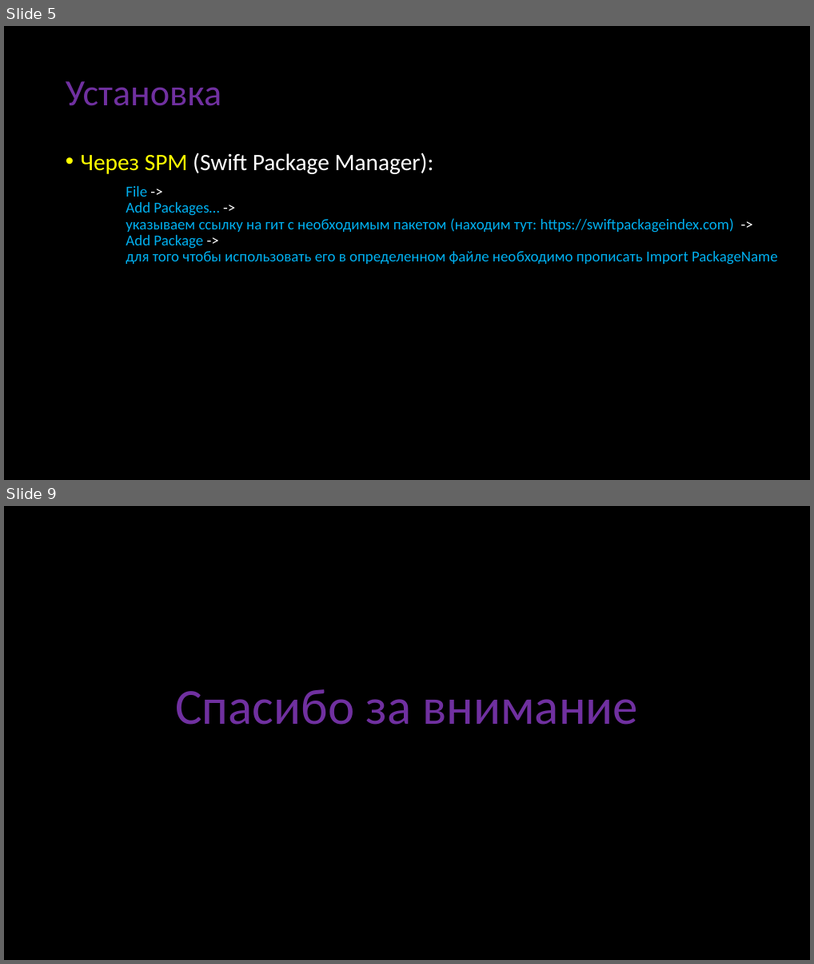
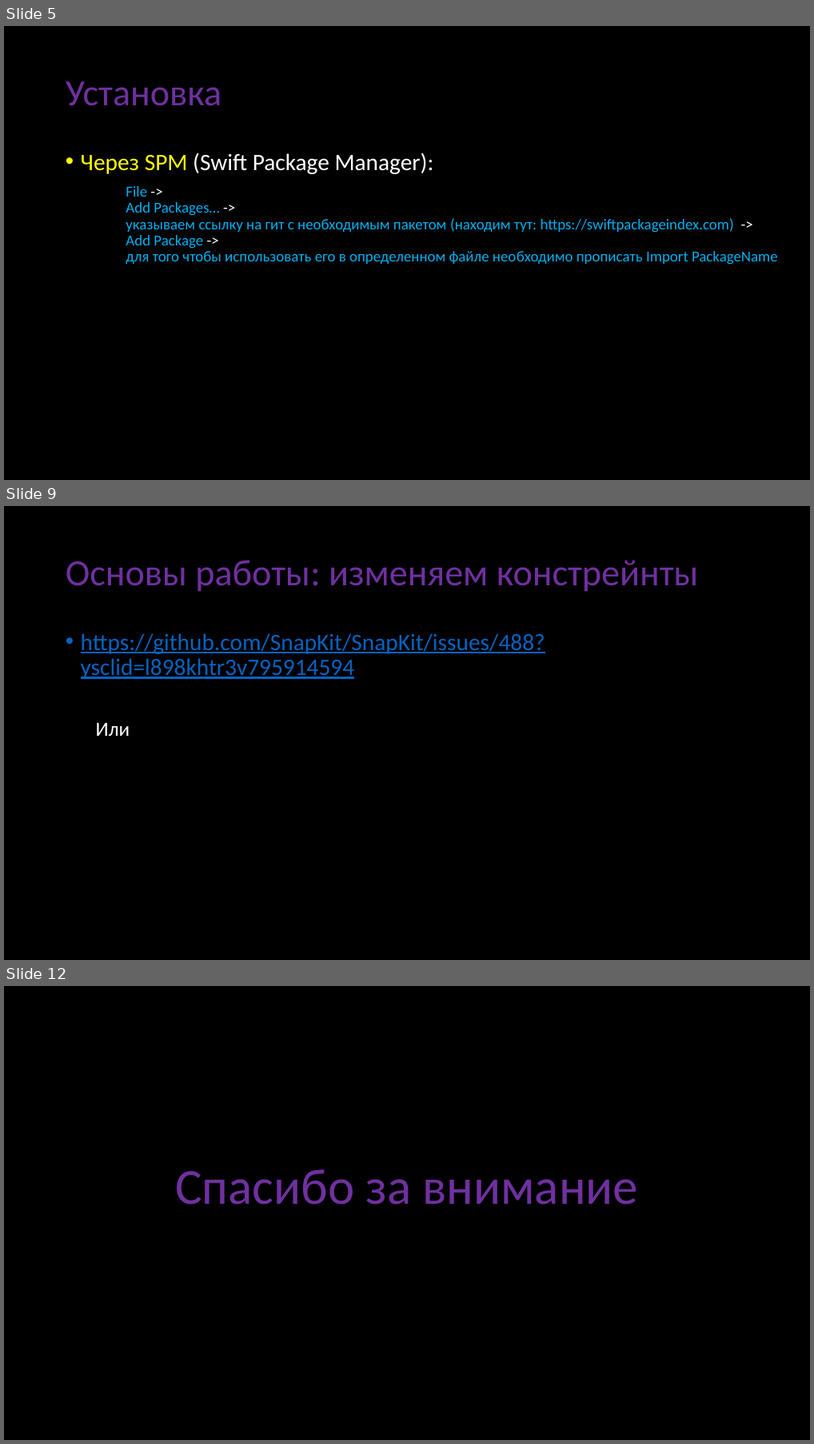
Before and after one commit to abrosov-sergey/HSE-KPV-IOS-2022-23, a slide deck: Presentation/SnapKit-30.09.2022/SnapKit-Abrosov.pptx. Shown one above the other, each under a label of ours: slides 5 and 9 before the commit, slides 5, 9 and 12 after it; the slides between them are not shown. The pictures are 814x964 and 814x1444 pixels, drawn with LibreOffice and Linux fonts; fonts in the diff are those of the drawing. Boxes give left, top, right and bottom in pixels: in the first picture for what was removed or moved away, otherwise in the second. Text is boxed around its words. In the diff, an @@ line names an element or a change of style, - is before the commit and + after.

Commit message:
The finish line by SnapKit

```diff
--- a/Presentation/SnapKit-30.09.2022/SnapKit-Abrosov.pptx
+++ b/Presentation/SnapKit-30.09.2022/SnapKit-Abrosov.pptx
@@ slide 9 added at (x1=4, y1=506, x2=810, y2=960), background #000000 @@
@@ title added at (x1=66, y1=560, x2=699, y2=592), 44 pt, text #7030A0 @@
+Основы работы: изменяем констрейнты
@@ text added at (x1=81, y1=633, x2=546, y2=736), 28 pt, text #0563C1, underline @@
+• https://github.com/SnapKit/SnapKit/issues/488?ysclid=l898khtr3v795914594
+  Или
@@ what was slide 9 is now slide 12 @@
```
Also in this commit, not shown: 5 other slides added, 3 slides removed, 2 other files.
